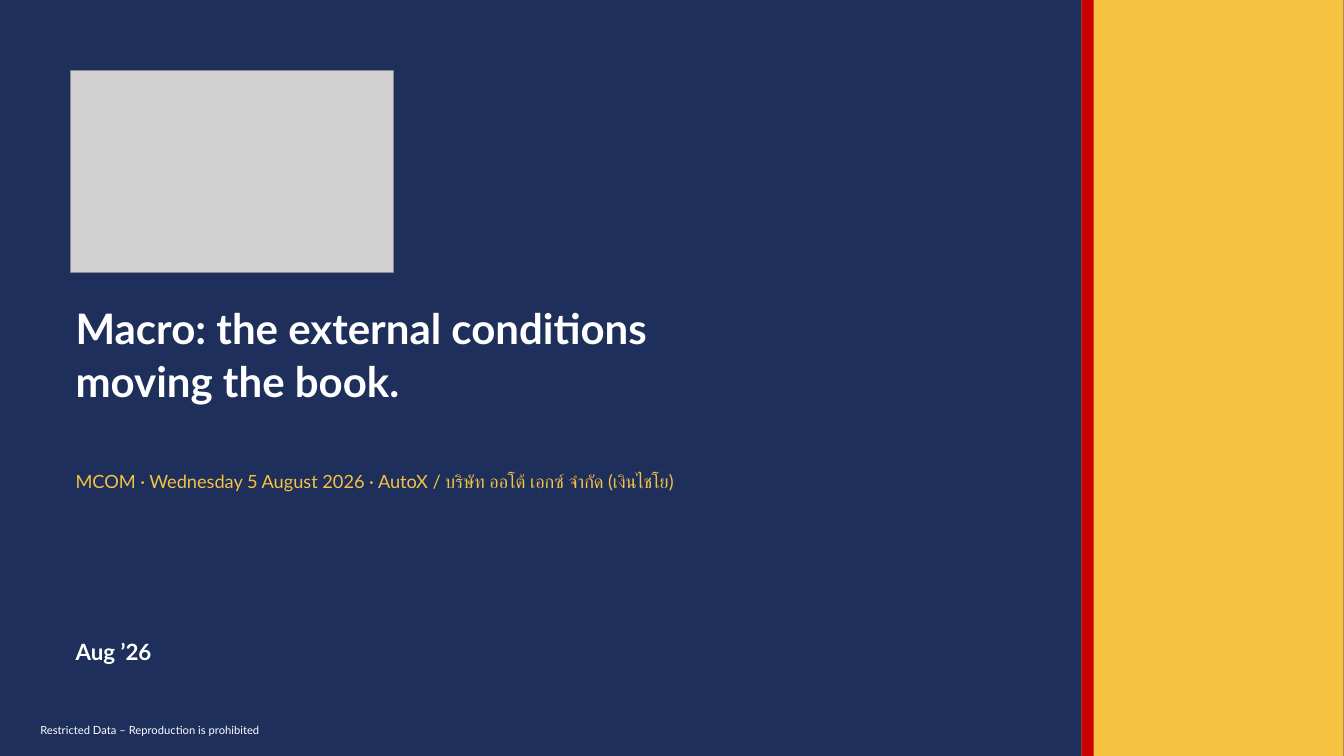
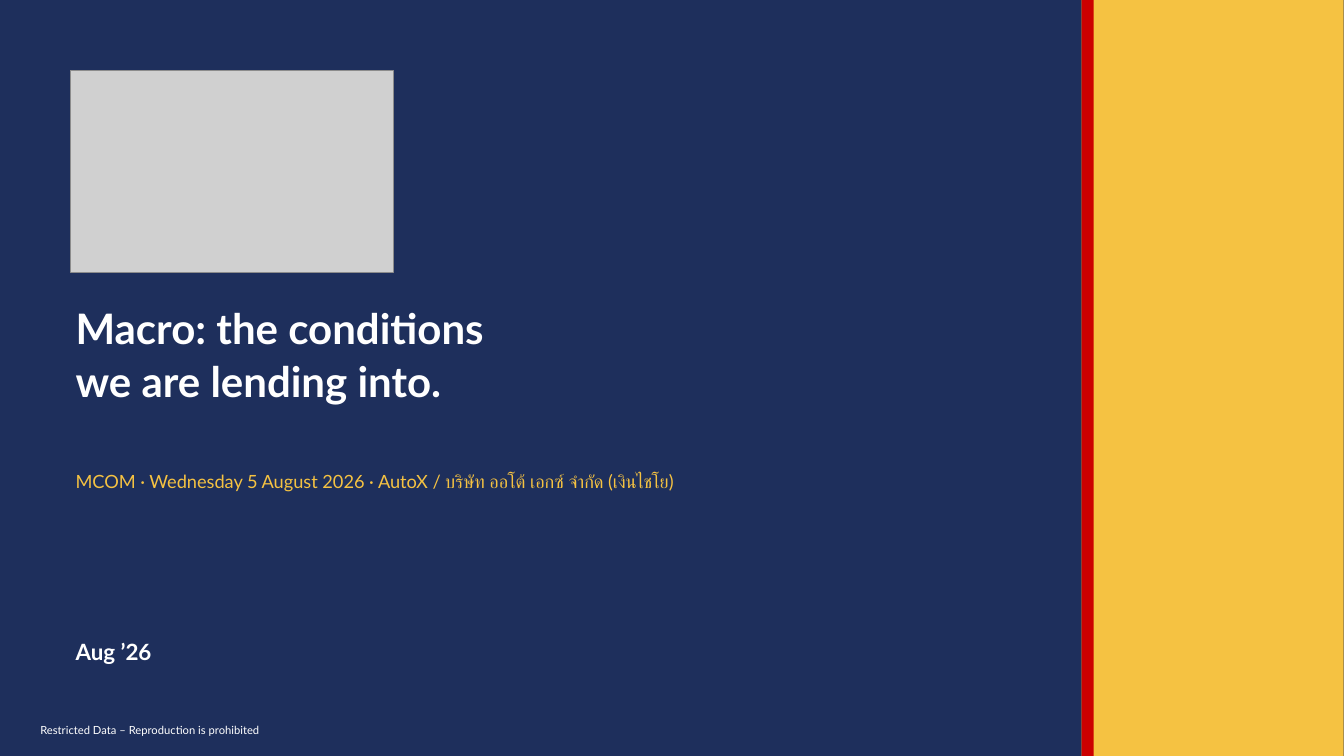
Before and after one commit to kaustavb2101/competitive-intel, a slide deck: slide 1 of docs/decks/mcom-2026-08-05-macro.pptx. Drawn at 1344x756 pixels with LibreOffice and Linux fonts; fonts in the diff are those of the drawing; grey boxes stand for pictures. Boxes give left, top, right and bottom in pixels: in the first picture for what was removed or moved away, otherwise in the second. Text is boxed around its words. In the diff, an @@ line names an element or a change of style, - is before the commit and + after.

```diff
--- a/docs/decks/mcom-2026-08-05-macro.pptx
+++ b/docs/decks/mcom-2026-08-05-macro.pptx
@@ text at bbox=[76, 312, 483, 405]: text changed @@
-Macro: the external conditions
-moving the book.
+Macro: the conditions
+we are lending into.
```
Also in this commit, not shown: 12 other slides changed, 5 slides added, 6 slides removed, 1 other file.
